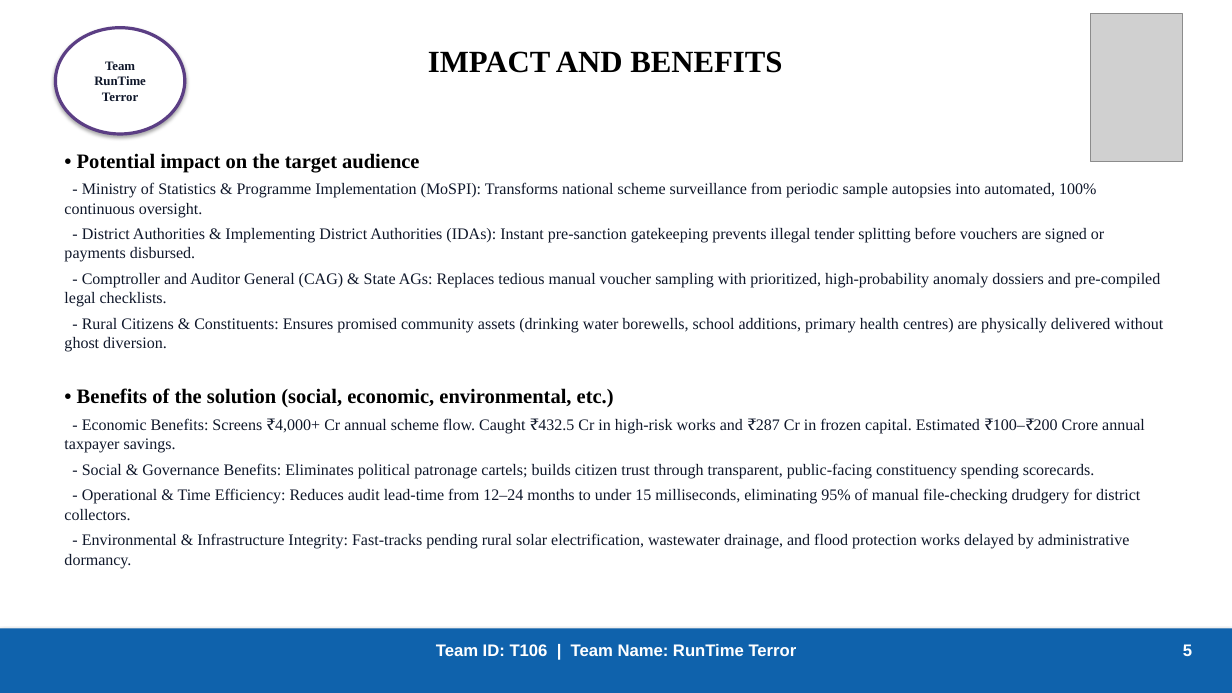
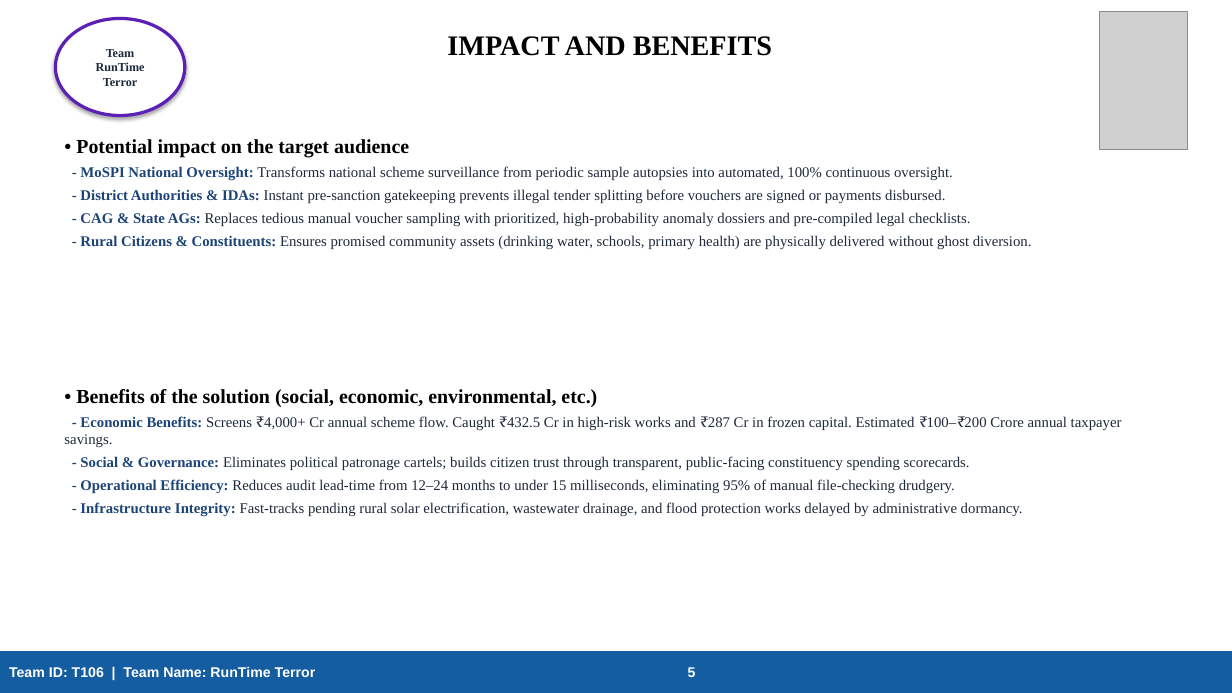
Before and after one commit to DONTcompeteIFWEAk/SIH26102-MPLADS-Anomaly-Detection, a slide deck: slide 5 of SIH2026_IDEA_Presentation_SIH26102_T106.pptx. Drawn at 1232x693 pixels with LibreOffice and Linux fonts; fonts in the diff are those of the drawing; grey boxes stand for pictures. Boxes give left, top, right and bottom in pixels: in the first picture for what was removed or moved away, otherwise in the second. Text is boxed around its words. In the diff, an @@ line names an element or a change of style, - is before the commit and + after.

```diff
--- a/SIH2026_IDEA_Presentation_SIH26102_T106.pptx
+++ b/SIH2026_IDEA_Presentation_SIH26102_T106.pptx
@@ rectangle removed at (0,0,1232,693) @@
@@ ellipse "Team RunTime Terror": place and size @@
-ellipse "Team RunTime Terror" at (55,28,185,134)
+ellipse "Team RunTime Terror" at (55,18,185,116)
@@ ellipse "Team RunTime Terror" at (55,18,185,116): size 10 to 9.5 pt, text colour #0F172A to #1E293B; outline #5B3E84 2.5 pt to #5B21B6 2.5 pt @@
@@ text "IMPACT AND BENEFITS": place and size @@
-text "IMPACT AND BENEFITS" at (428,51,782,73)
+text "IMPACT AND BENEFITS" at (447,36,772,56)
@@ text "IMPACT AND BENEFITS" at (447,36,772,56): size 24 to 22 pt @@
@@ picture: place and size @@
-picture at (1091,14,1183,162)
+picture at (1100,11,1188,150)
@@ text "• Potential impact on the ...": place and size @@
-text "• Potential impact on the ..." at (64,153,1163,352)
+text "• Potential impact on the ..." at (76,139,1032,249)
@@ text at (76,139,409,158): size 16 to 15.5 pt in "• Potential impact on the target audience" @@
@@ text at (80,166,1032,249): text changed; size 12.5 to 11.5 pt; text colour #0F172A to #1E293B @@
-- Ministry of Statistics & Programme Implementation (MoSPI): Transforms national scheme surveillance from periodic sample autopsies into automated, 100% continuous oversight.
-- District Authorities & Implementing District Authorities (IDAs): Instant pre-sanction gatekeeping prevents illegal tender splitting before vouchers are signed or payments disbursed.
-- Comptroller and Auditor General (CAG) & State AGs: Replaces tedious manual voucher sampling with prioritized, high-probability anomaly dossiers and pre-compiled legal checklists.
-- Rural Citizens & Constituents: Ensures promised community assets (drinking water borewells, school additions, primary health centres) are physically delivered without ghost diversion.
+- MoSPI National Oversight: Transforms national scheme surveillance from periodic sample autopsies into automated, 100% continuous oversight.
+- District Authorities & IDAs: Instant pre-sanction gatekeeping prevents illegal tender splitting before vouchers are signed or payments disbursed.
+- CAG & State AGs: Replaces tedious manual voucher sampling with prioritized, high-probability anomaly dossiers and pre-compiled legal checklists.
+- Rural Citizens & Constituents: Ensures promised community assets (drinking water, schools, primary health) are physically delivered without ghost diversion.
@@ text at (64,389,1122,447): size 16 to 15.5 pt in "• Benefits of the solution (social, economic, ..."; size 12.5 to 11.5 pt in "- Economic Benefits: Screens ₹4,000+ Cr annual ..."; text colour #0F172A to #1D4477, bold on in "- Economic Benefits:"; text colour #0F172A to #1E293B in "Screens ₹4,000+ Cr annual scheme flow. Caught ..."; less space between paragraphs @@
@@ text at (80,456,1023,516): text changed; size 12.5 to 11.5 pt; text colour #0F172A to #1E293B @@
-- Social & Governance Benefits: Eliminates political patronage cartels; builds citizen trust through transparent, public-facing constituency spending scorecards.
-- Operational & Time Efficiency: Reduces audit lead-time from 12–24 months to under 15 milliseconds, eliminating 95% of manual file-checking drudgery for district collectors.
-- Environmental & Infrastructure Integrity: Fast-tracks pending rural solar electrification, wastewater drainage, and flood protection works delayed by administrative dormancy.
+- Social & Governance: Eliminates political patronage cartels; builds citizen trust through transparent, public-facing constituency spending scorecards.
+- Operational Efficiency: Reduces audit lead-time from 12–24 months to under 15 milliseconds, eliminating 95% of manual file-checking drudgery.
+- Infrastructure Integrity: Fast-tracks pending rural solar electrification, wastewater drainage, and flood protection works delayed by administrative dormancy.
@@ rectangle removed at (0,628,1232,693) @@
@@ rectangle "Team ID: T106 | Team ...": place and size @@
-rectangle "Team ID: T106 | Team ..." at (436,644,797,656)
+rectangle "Team ID: T106 | Team ..." at (0,652,1232,693)
@@ rectangle "Team ID: T106 | Team ..." at (0,652,1232,693): vertical alignment top to middle; fill none to #145DA0; outline none to #145DA0 0.75 pt; shadow on @@
@@ text removed at (1183,644,1192,656) @@
-5
@@ text in rectangle at (9,666,696,677): text changed; size 13 to 11 pt @@
-Team ID: T106 | Team Name: RunTime Terror
+Team ID: T106 | Team Name: RunTime Terror 5
```
Also in this commit, not shown: 3 other slides changed, 3 slides added, 3 slides removed, 27 other files.
